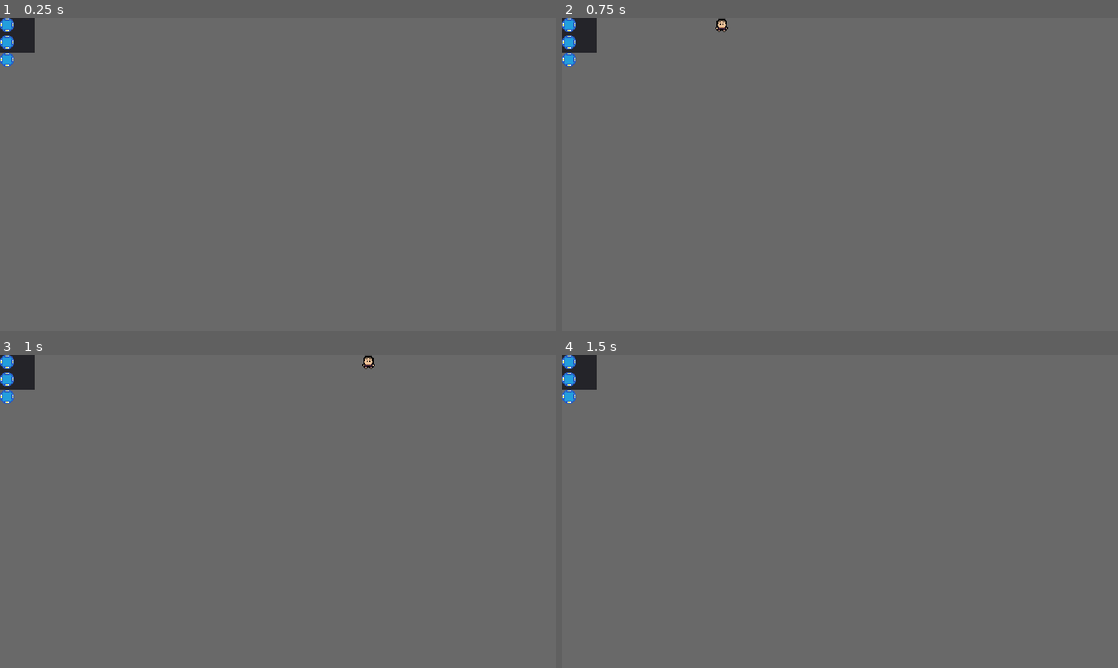
Above: before the commit, frames 1-4 (two rows, left to right).
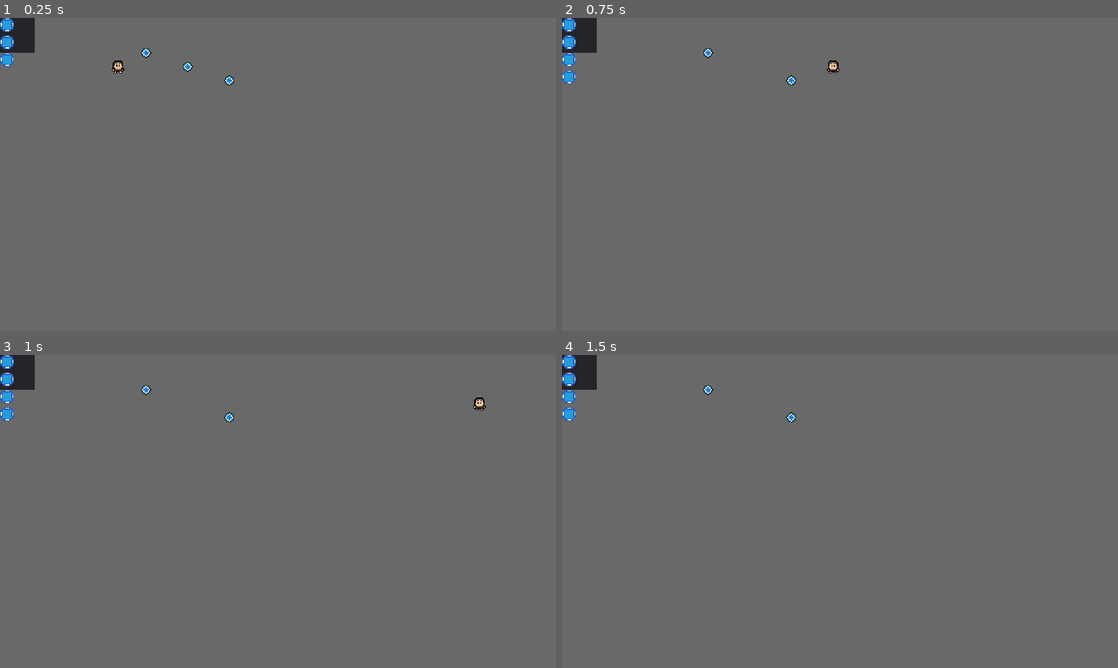
Above: after the commit, the same moments.

Repository: JamesRomero2/BlockEzcape-Prototype
Game: Godot game, scene res://prototype/Prototype2.tscn
Two runs of this game, one before a commit and one after it. Both use one fixed random seed, a clock stepped at 60 frames per second and the inputs below. The project has no main scene, so this scene is started directly.
Inputs (mouse positions are in pixels of both pictures, inside the frame that each line leads up to):
- Up to frame 1 (0.25 s): no input
- Up to frame 2 (0.75 s): tap Enter at 0.5 s; move the mouse to (962, 158) at 0.52 s; hold Right (ui_right) from 0.53 s (still down); click (962, 158) at 0.67 s
- Up to frame 3 (1 s): keep holding Right (ui_right)
- Up to frame 4 (1.5 s): move the mouse to (728, 527) at 1.27 s; release Right (ui_right) at 1.28 s; hold Down (ui_down) from 1.28 s (still down)

The runs differ from the first frame. In frame 1, 0.2% of the frame differs, in the area x 20-43%, y 9-22%; in frame 2, 0.3%, in the area x 0-50%, y 0-22%; in frame 3, 0.3%; in frame 4, 0.2%.

Commit message:
New Inventory System Added

Diff:
--- /dev/null
+++ b/gameObjects/ItemObjects/Key.tscn
@@ -0,0 +1,20 @@
+[gd_scene load_steps=4 format=2]
+
+[ext_resource path="res://assets/images/png/Key.png" type="Texture" id=1]
+[ext_resource path="res://scripts/ItemScripts/KeyScript.gd" type="Script" id=2]
+
+[sub_resource type="CircleShape2D" id=1]
+radius = 6.0
+
+[node name="Key" type="Area2D"]
+script = ExtResource( 2 )
+
+[node name="CollisionShape2D" type="CollisionShape2D" parent="."]
+position = Vector2( 8, 8 )
+shape = SubResource( 1 )
+
+[node name="Sprite" type="Sprite" parent="."]
+texture = ExtResource( 1 )
+centered = false
+
+[connection signal="body_entered" from="." to="." method="_onBodyEntered"]
--- a/prototype/Prototype2.tscn
+++ b/prototype/Prototype2.tscn
@@ -1,8 +1,9 @@
-[gd_scene load_steps=4 format=2]
+[gd_scene load_steps=5 format=2]
 
 [ext_resource path="res://gameObjects/Player.tscn" type="PackedScene" id=1]
 [ext_resource path="res://prototype/InventoryGrid.gd" type="Script" id=2]
 [ext_resource path="res://scripts/LevelManager.gd" type="Script" id=3]
+[ext_resource path="res://gameObjects/ItemObjects/Key.tscn" type="PackedScene" id=4]
 
 [node name="Prototype2" type="Node2D"]
 script = ExtResource( 3 )
@@ -12,6 +13,16 @@
 [node name="Puzzle" type="Node2D" parent="GameArea"]
 
 [node name="Player" parent="GameArea/Puzzle" instance=ExtResource( 1 )]
+position = Vector2( 128, 48 )
+
+[node name="Key" parent="GameArea/Puzzle" instance=ExtResource( 4 )]
+position = Vector2( 160, 32 )
+
+[node name="Key2" parent="GameArea/Puzzle" instance=ExtResource( 4 )]
+position = Vector2( 208, 48 )
+
+[node name="Key3" parent="GameArea/Puzzle" instance=ExtResource( 4 )]
+position = Vector2( 256, 64 )
 
 [node name="UI" type="Control" parent="."]
 margin_right = 40.0
--- /dev/null
+++ b/scripts/ItemScripts/KeyScript.gd
@@ -0,0 +1,6 @@
+extends Area2D
+
+func _onBodyEntered(body):
+	if body.name == "Player":
+		body.inventory.addItemToInventory("Key", 1)
+		queue_free()
